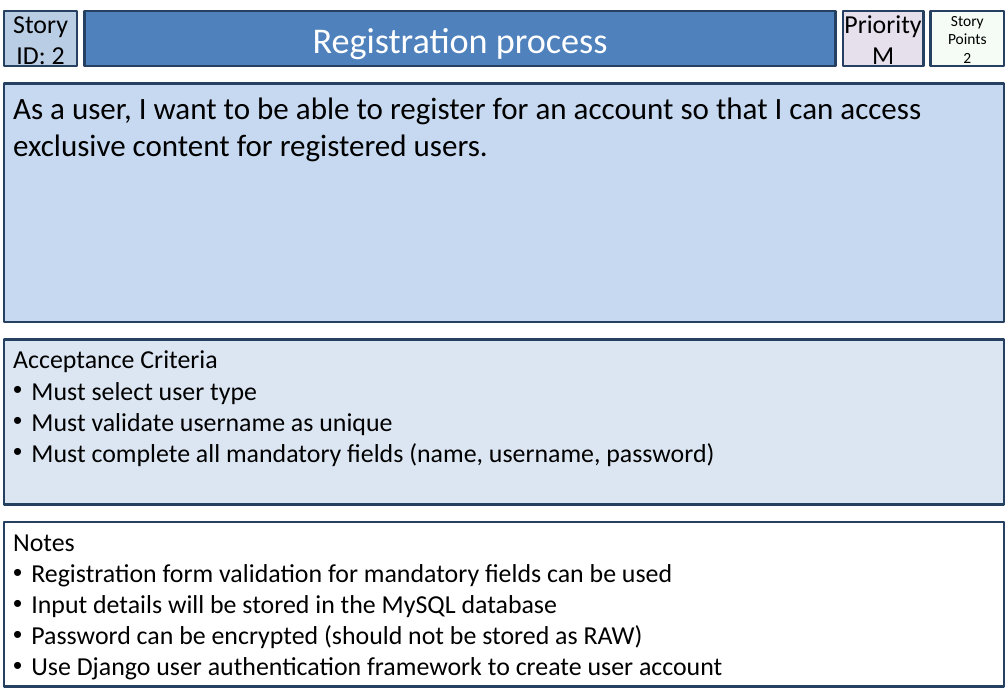
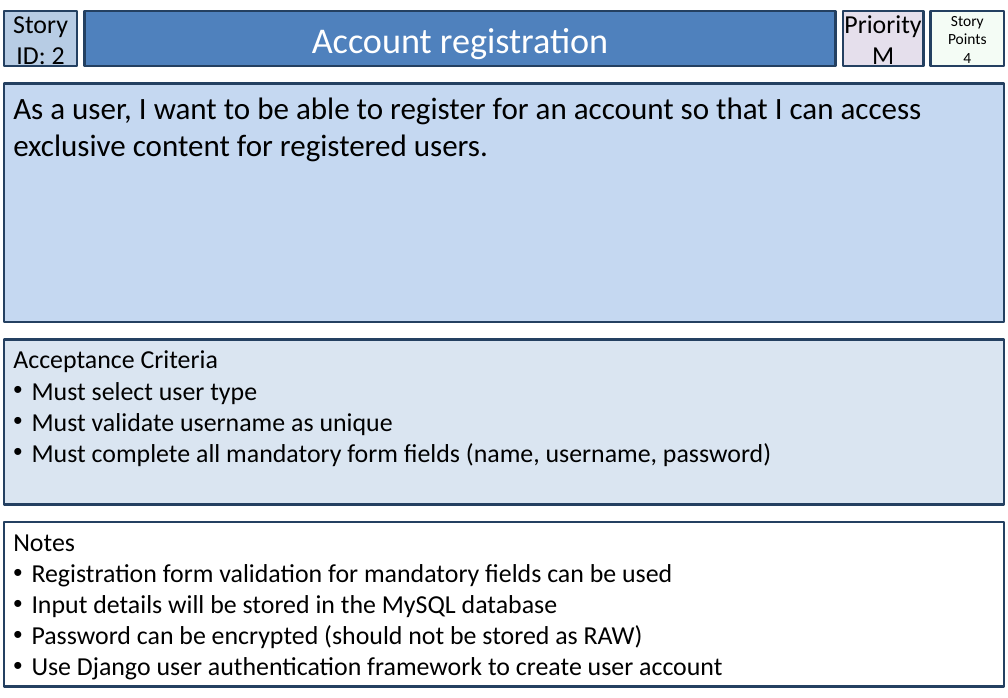
Before and after one commit to Nagarius/Phoenix, a slide deck: slide 3 of StoryCards_Smart_City_TeamPhoenix.pptx. Drawn at 1008x698 pixels with LibreOffice and Linux fonts; fonts in the diff are those of the drawing. Boxes give left, top, right and bottom in pixels: in the first picture for what was removed or moved away, otherwise in the second. Text is boxed around its words. In the diff, an @@ line names an element or a change of style, - is before the commit and + after.

```diff
--- a/StoryCards_Smart_City_TeamPhoenix.pptx
+++ b/StoryCards_Smart_City_TeamPhoenix.pptx
@@ rectangle "Account registration" at (x1=85, y1=11, x2=836, y2=66): outline #254061 2 pt to #244061 2 pt @@
@@ text in rectangle at (x1=312, y1=28, x2=608, y2=59): text changed @@
-Registration process
+Account registration
@@ rectangle "Story Points" at (x1=931, y1=11, x2=1004, y2=66): outline #254061 2 pt to #244061 2 pt @@
@@ text in rectangle at (x1=963, y1=53, x2=971, y2=67): text changed @@
-2
+4
@@ rectangle "Acceptance Criteria" at (x1=4, y1=340, x2=1004, y2=504): fill #DCE6F2 to #DAE5F1; outline #254061 2 pt to #244061 2 pt @@
@@ text in rectangle at (x1=32, y1=443, x2=771, y2=467): text changed @@
-• Must complete all mandatory fields (name, username, password)
+• Must complete all mandatory form fields (name, username, password)
```
Also in this commit, not shown: 31 other slides changed, 8 other files.
